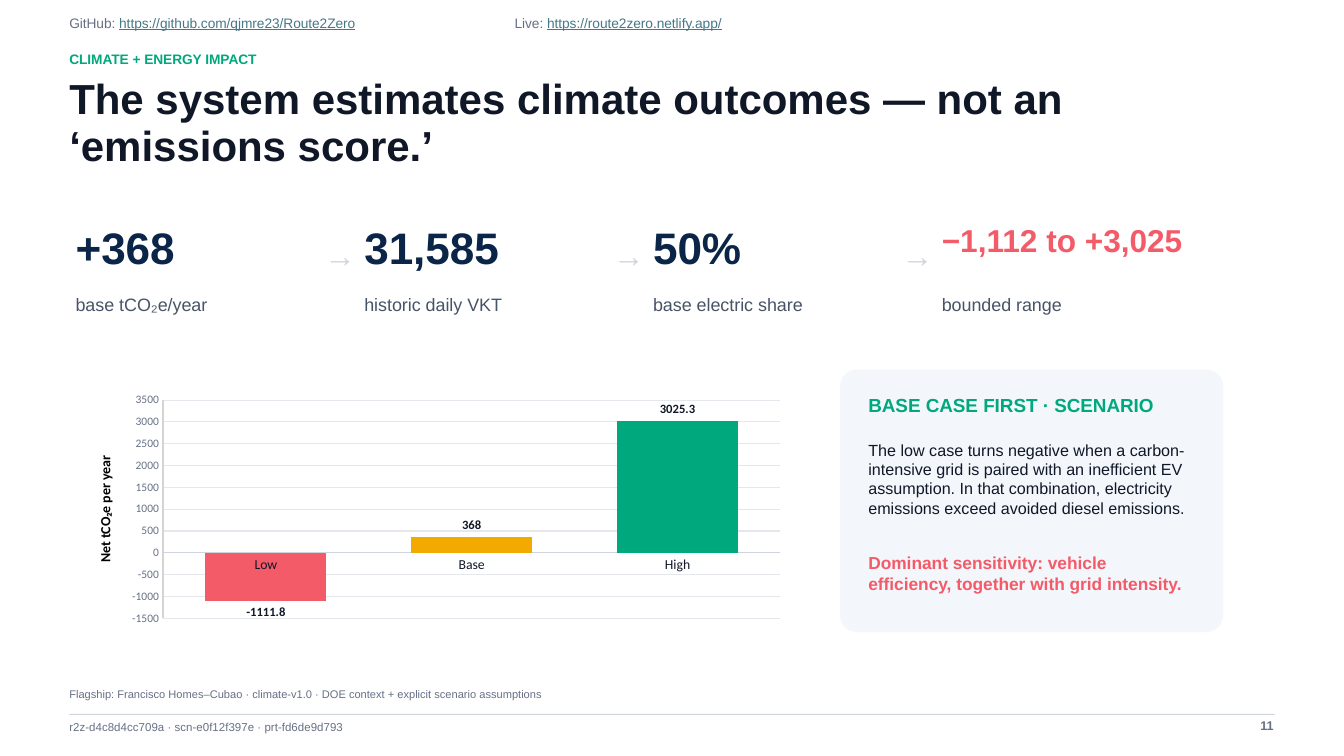
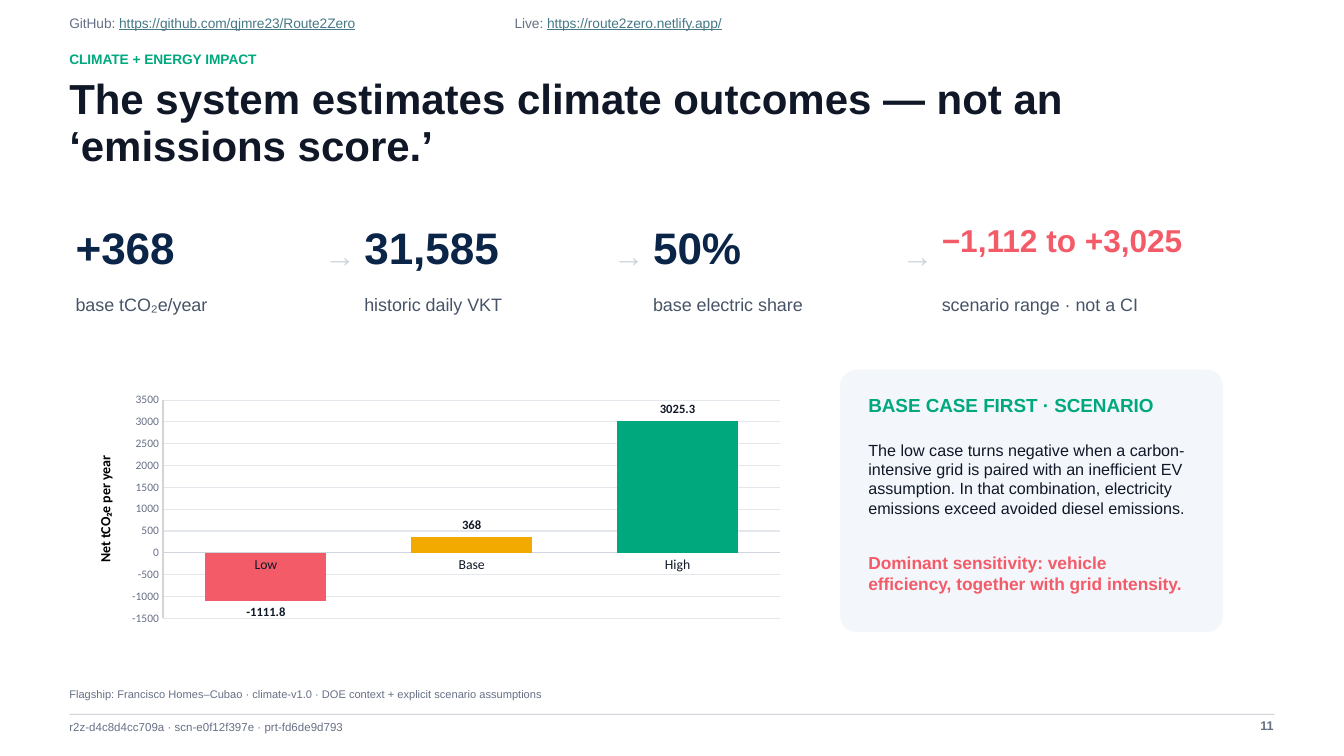
Before and after one commit to qjmre23/Route2Zero, a slide deck: slide 11 of output/submission/Route2Zero_Concept_Deck_20_Slides.pptx. Drawn at 1344x756 pixels with LibreOffice and Linux fonts; fonts in the diff are those of the drawing. Boxes give left, top, right and bottom in pixels: in the first picture for what was removed or moved away, otherwise in the second. Text is boxed around its words. In the diff, an @@ line names an element or a change of style, - is before the commit and + after.

```diff
--- a/output/submission/Route2Zero_Concept_Deck_20_Slides.pptx
+++ b/output/submission/Route2Zero_Concept_Deck_20_Slides.pptx
@@ text at (x1=942, y1=298, x2=1138, y2=315): text changed @@
-bounded range
+scenario range · not a CI
```
Also in this commit, not shown: 4 other slides changed, 59 other files.
